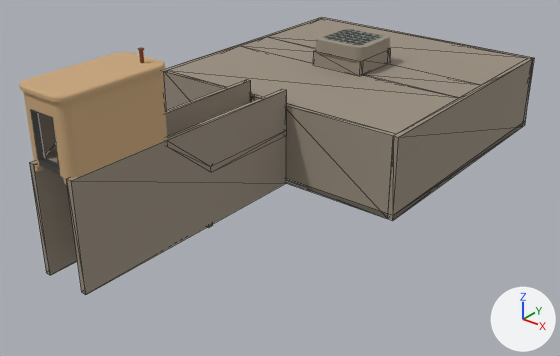
One commit to the glTF model public/models/base/bunker.glb: the scene before it, then after it.
Before and after are seen from a 50 mm lens placed at (25.5, -19.0, 13.4), pointed at (1.0, 11.7, -5.6). Lighting does not change. The marker at lower right points along +X, +Y and +Z. The first picture is the older version. Mesh edges are drawn as thin lines on the coarser meshes. Vertices at exactly the same position are counted once.

In view in the first picture: 'bunker', 'hut'.
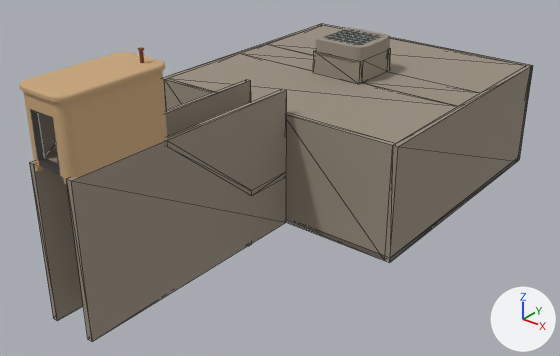
Boxes (x1, y1, x2, y2) around the edits, measured in the pictures (560 x 356 px; the box of a moved part takes in the faces that stretch with it):
'bunker', reshaped (14% taller): before (29, 17, 534, 295); after (29, 23, 533, 341)
part 1 of me_bunker, added: after (321, 23, 533, 161)
part 2 of me_bunker, added: after (163, 24, 321, 110)
part 3 of me_bunker, moved or reshaped: before (164, 37, 482, 213); after (164, 44, 480, 255)
part 4 of me_bunker, added: after (385, 66, 531, 262)
part 5 of me_bunker, moved or reshaped: before (268, 18, 527, 84); after (268, 25, 527, 93)
part 6 of me_bunker, moved or reshaped: before (29, 49, 391, 295); after (29, 49, 518, 341)

Diff of the bpy script that builds the scene:
```diff
--- a/public/models/base/bunker.glb.py
+++ b/public/models/base/bunker.glb.py
@@ me_bunker @@
 # used by ob_bunker; location = (0.0, 0.0, 0.0)
-me_bunker.from_pydata(...)  # 658 vertices, 1016 faces; spans x -8.3..8.3, y -2.3..28.3, z -6.1..3.0
+me_bunker.from_pydata(...)  # 818 vertices, 1256 faces; spans x -8.3..8.3, y -2.3..28.3, z -8.6..3.0
+# me_bunker part 1: a new loose piece, a box spanning x -8.3..8.3, y 28.0..28.3, z -8.3..-1.7, in mat_concrete (brown #9a8f80)
+# me_bunker part 2: a new loose piece, a box spanning x -8.3..-8.0, y 11.7..28.0, z -8.3..-1.7, in mat_concrete (brown #9a8f80)
+# me_bunker part 3: the loose piece of 34 vertices spanning x -8.0..8.0, y 11.7..21.4, z -5.8..-1.2 is scaled about its middle by (1, 1, 1.44), then moved by (0.0, 0.0, -1.5)
+# me_bunker part 4: a new loose piece, a box spanning x 8.0..8.3, y 11.7..28.0, z -8.3..-1.7, in mat_concrete (brown #9a8f80)
+# me_bunker part 5: the loose piece of 8 vertices spanning x -8.0..8.0, y 21.4..28.0, z -1.5..-1.2 is moved by (0.0, 0.0, -0.5)
+# me_bunker part 6: 40 vertices moved from x -1.7..1.7, y -2.3..21.7, z -5.8..-1.2 to x -1.7..1.7, y -2.3..21.7, z -8.3..-1.7; 6 vertices removed from x -1.1..1.1, y 6.0..11.7, z -5.8..-5.5; 38 vertices added at x -8.3..8.3, y 6.0..28.3, z -8.6..-5.8
+# other edits to the shape of me_bunker do not show in these pictures
 me_bunker.materials.append(mat_concrete)
```
